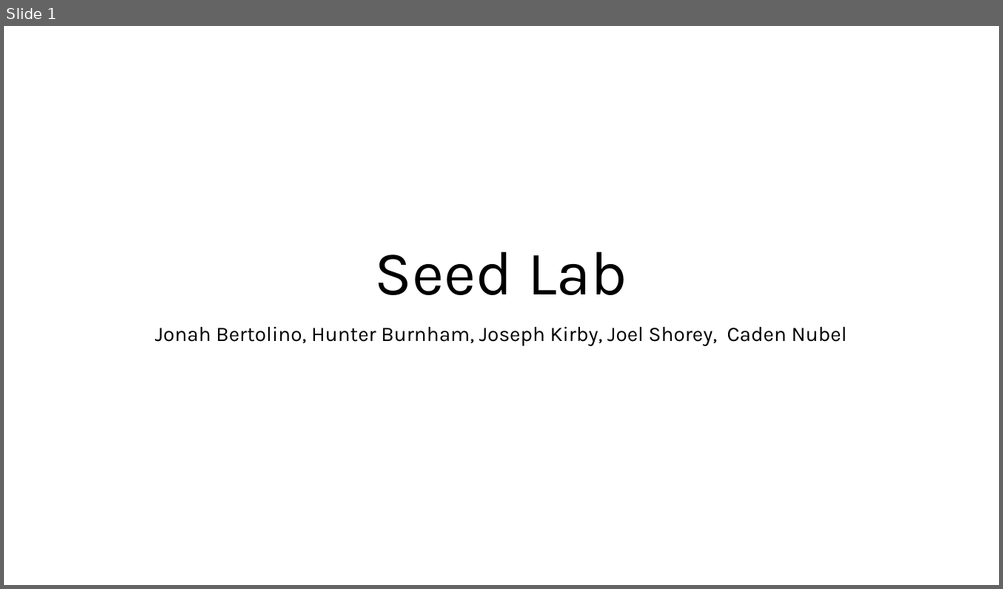
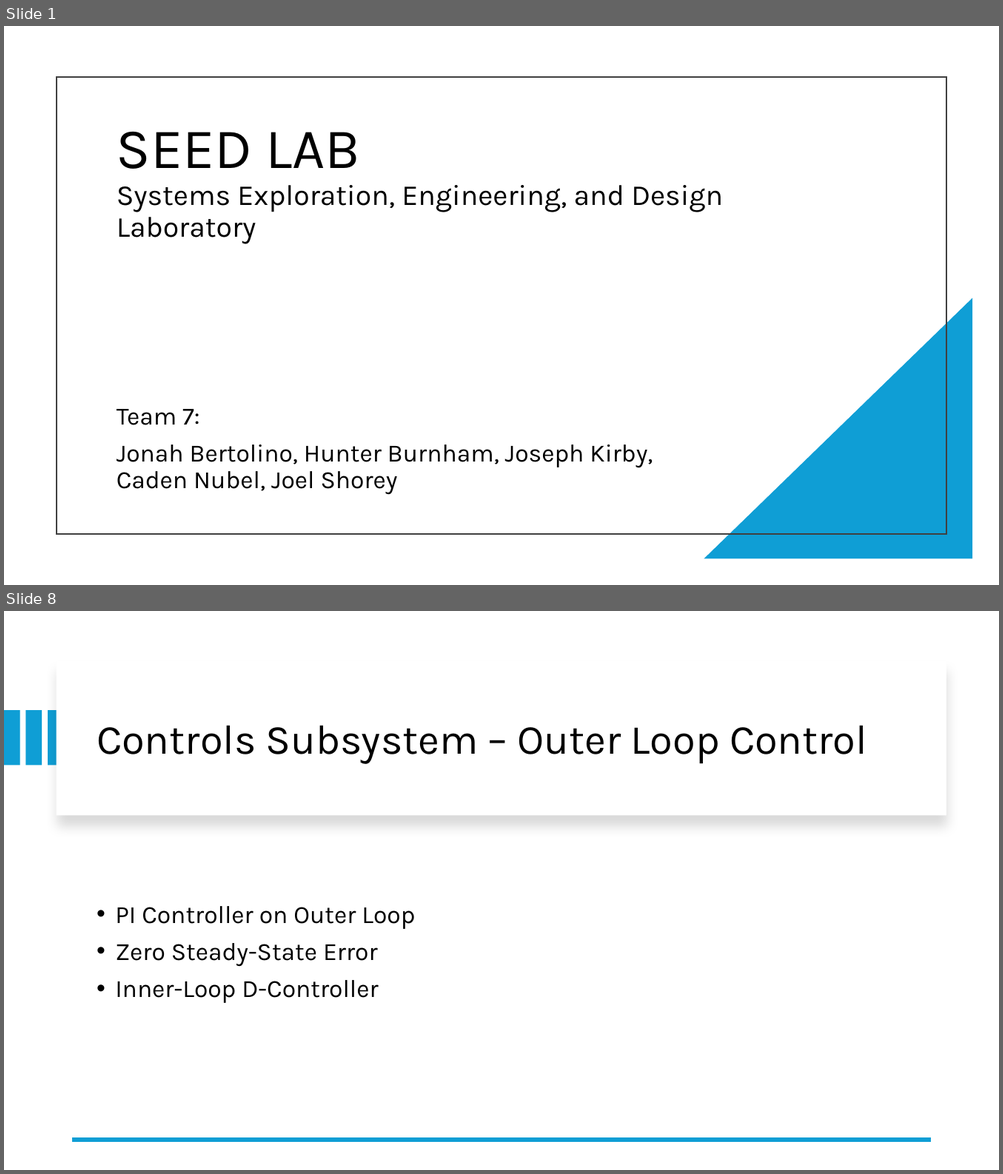
Before and after one commit to JonahBert/SeedLab, a slide deck: TeamPresentation/ProjectPresentation.pptx. Shown one above the other, each under a label of ours: slide 1 before the commit, slides 1 and 8 after it; the slides between them are not shown. The pictures are 1003x589 and 1003x1174 pixels, drawn with LibreOffice and Linux fonts; fonts in the diff are those of the drawing. Boxes give left, top, right and bottom in pixels: in the first picture for what was removed or moved away, otherwise in the second. Text is boxed around its words. In the diff, an @@ line names an element or a change of style, - is before the commit and + after.

```diff
--- a/TeamPresentation/ProjectPresentation.pptx
+++ b/TeamPresentation/ProjectPresentation.pptx
@@ slide 8 added at [4,611,999,1170], background #FFFFFF @@
@@ rectangle added at [57,661,946,815], fill #FFFFFF @@
@@ rectangle added at [4,710,20,766], fill #0F9ED5 @@
@@ rectangle added at [25,710,41,766], fill #0F9ED5 @@
@@ rectangle added at [48,710,64,766], fill #0F9ED5 @@
@@ title added at [96,725,867,763], 40 pt, text #000000 @@
+Controls Subsystem – Outer Loop Control
@@ text added at [115,906,415,1003], 24 pt, text #000000 @@
+• PI Controller on Outer Loop
+• Zero Steady-State Error
+• Inner-Loop D-Controller
@@ line added from (930, 1140) to (73, 1140), #0F9ED5 4.5 pt @@
@@ slide 1 changed as well @@
@@ rectangle added at [57,77,946,534], outline #404040 1.5 pt @@
@@ title at [116,131,723,244]: text changed; size 60 to 28 pt @@
-Seed Lab
+SEED LAB
+Systems Exploration, Engineering, and Design Laboratory
@@ right triangle added at [704,298,973,560], fill #0F9ED5 @@
@@ subtitle at [116,409,652,495]: text changed; size 20 to 24 pt @@
-Jonah Bertolino, Hunter Burnham, Joseph Kirby, Joel Shorey, Caden Nubel
+Team 7:
+Jonah Bertolino, Hunter Burnham, Joseph Kirby, Caden Nubel, Joel Shorey
```
Also in this commit, not shown: 17 other slides added, 7 slides removed, 3 other files.
